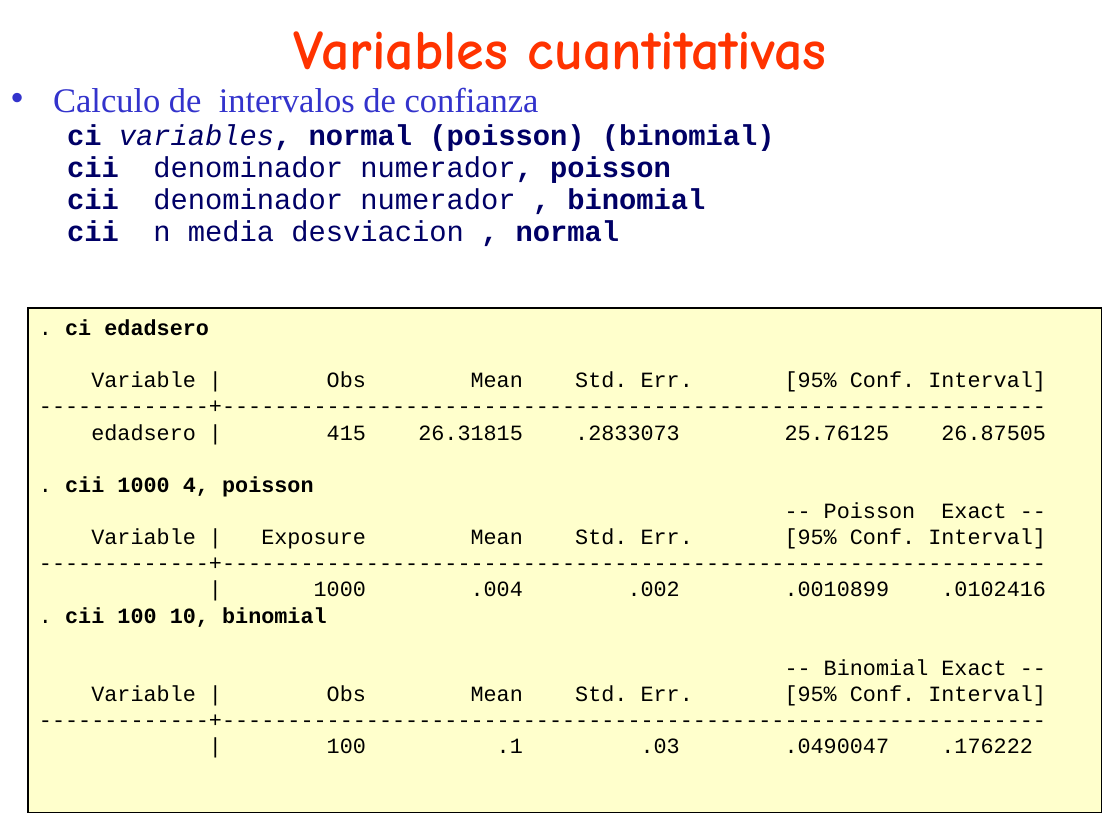
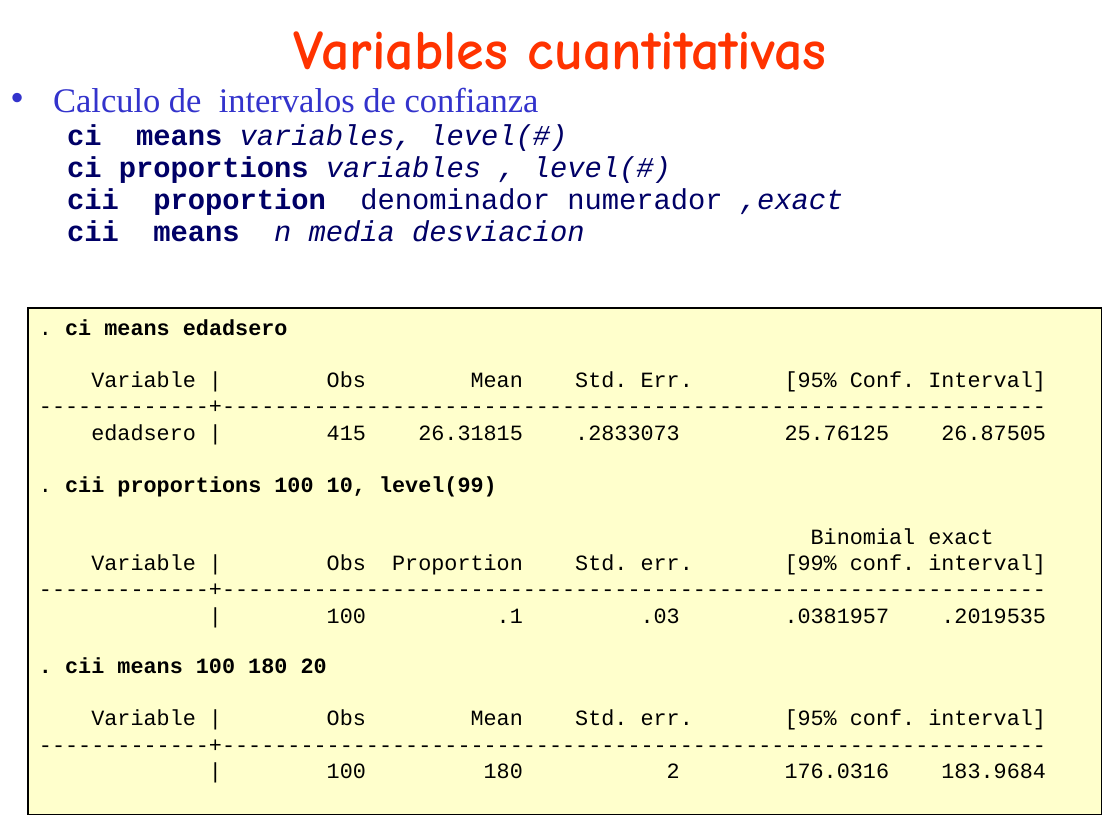
Before and after one commit to uebvhir/Course_Basic_data_analysis_with_Stata, a slide deck: slide 9 of slides/sessio_2_stata_basic.ppt. Drawn at 1120x840 pixels with LibreOffice and Linux fonts; fonts in the diff are those of the drawing. Boxes give left, top, right and bottom in pixels: in the first picture for what was removed or moved away, otherwise in the second. Text is boxed around its words. In the diff, an @@ line names an element or a change of style, - is before the commit and + after.

```diff
--- a/slides/sessio_2_stata_basic.ppt
+++ b/slides/sessio_2_stata_basic.ppt
@@ text at bbox=[67, 125, 844, 242]: text changed @@
-  ci variables, normal (poisson) (binomial)
-  cii denominador numerador, poisson
-  cii denominador numerador , binomial
-  cii n media desviacion , normal
+  ci means variables, level(#)
+  ci proportions variables , level(#)
+  cii proportion denominador numerador ,exact
+  cii means n media desviacion
@@ text in rectangle at bbox=[65, 319, 288, 336]: text changed @@
-. ci edadsero
+. ci means edadsero
@@ text in rectangle at bbox=[65, 476, 1046, 575]: text changed @@
-. cii 1000 4, poisson
--- Poisson Exact --
-Variable | Exposure Mean Std. Err. [95% Conf. Interval]
+. cii proportions 100 10, level(99)
+Binomial exact
+Variable | Obs Proportion Std. err. [99% conf. interval]
@@ text in rectangle at bbox=[65, 608, 1046, 730]: text changed @@
-| 1000 .004 .002 .0010899 .0102416
-. cii 100 10, binomial
--- Binomial Exact --
-Variable | Obs Mean Std. Err. [95% Conf. Interval]
+| 100 .1 .03 .0381957 .2019535
+. cii means 100 180 20
+Variable | Obs Mean Std. err. [95% conf. interval]
@@ text in rectangle at bbox=[327, 763, 1046, 779]: text changed @@
-| 100 .1 .03 .0490047 .176222
+| 100 180 2 176.0316 183.9684
@@ page number added at bbox=[1014, 775, 1025, 778], 14 pt, text #FF3300 @@
+9
```
Also in this commit, not shown: 1 other slide changed, 1 other file.
